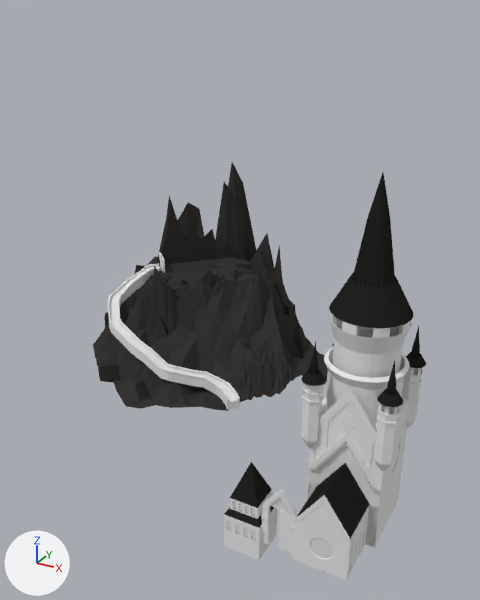
What one commit did to the Blender file 00-filestructure/04-Shots/HP-Shot_11.blend.
Rendered twice from a 50 mm lens placed at (19.0, -47.4, 46.3), pointed at (-20.1, 23.6, 10.8). Every picture has the same lights, and +X, +Y and +Z are marked at lower left.

Names of what the first picture shows: 'Berg', 'Burgfried', 'Dach_Burgfried', 'Dach_vorne', 'Dreieck_mitte', 'Dreieck_oben', 'Gebäude', 'Gebäude_klein', 'Turm1', 'Turm2', 'Turm3'.
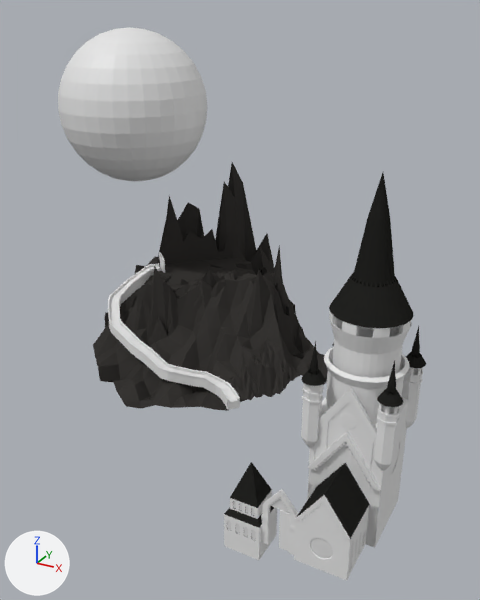
Commit message: Shot 11 um Licht aus Scene ergänzt

Pixel boxes [x1, y1, x2, y2] of what changed, in the pictures (480 x 600 px):
'Mond', added
    after: [58, 27, 207, 181]

The change in detail:
Object 'Mond' (ob_mond) is rescaled from (3.33, 3.33, 3.33) to (1.0, 1.0, 1.0).
Object 'Mond' (ob_mond) now shows nothing instead of me_sphere.
Object 'Mond' (ob_mond) moves from (4.5, 1.0, 6.2) to (-49.5, 35.5, 26.7).
In object 'Mond' (ob_mond), show_instancer_for_render is now set to False.
In object 'Mond' (ob_mond), instance_type is now set to 'COLLECTION'.
In object 'Mond' (ob_mond), instance_collection is now set to col_mond.
